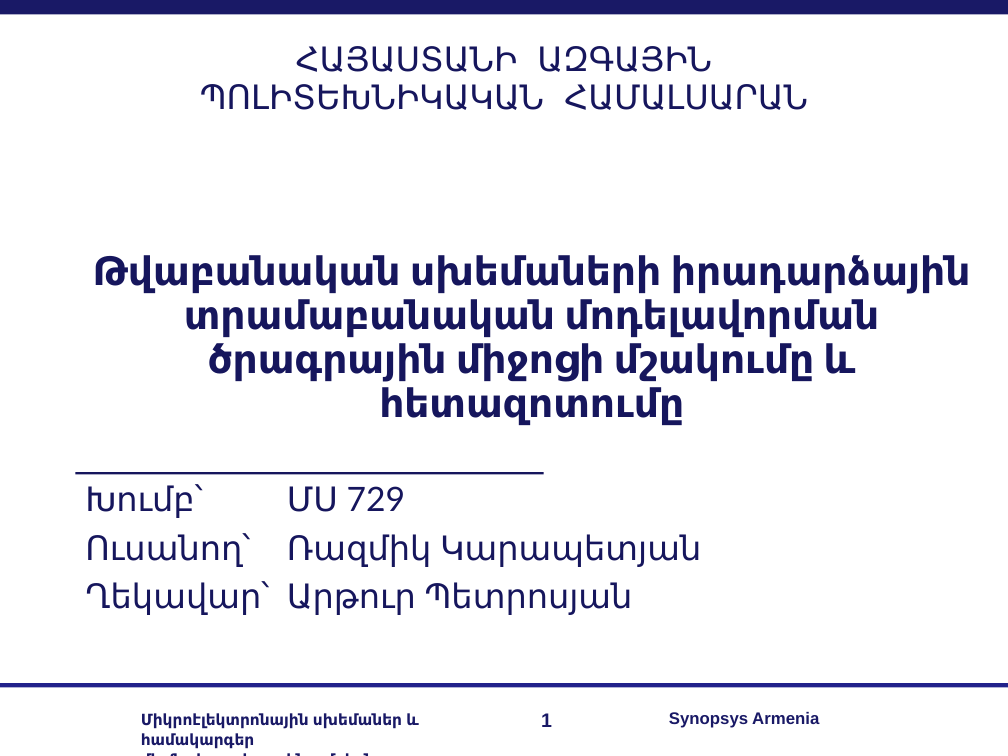
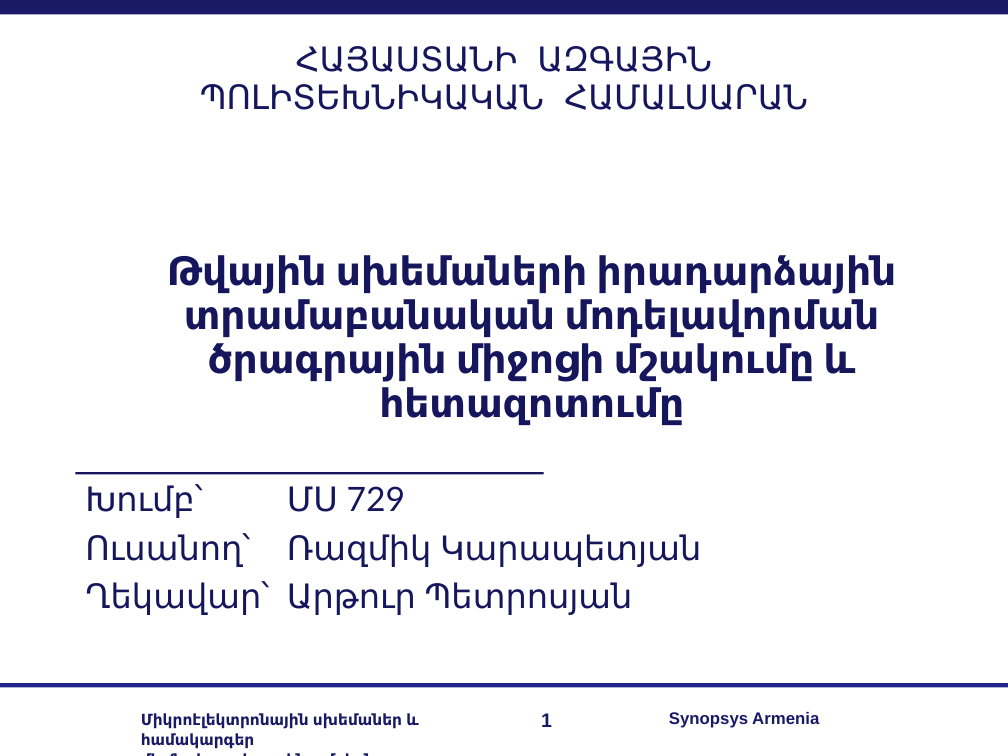
Before and after one commit to RazKarapetyan/Master_thesis, a slide deck: slide 1 of My real work/my_master_slides.ppt. Drawn at 1008x756 pixels with LibreOffice and Linux fonts; fonts in the diff are those of the drawing; background and template pictures are left out. Boxes give left, top, right and bottom in pixels: in the first picture for what was removed or moved away, otherwise in the second. Text is boxed around its words. In the diff, an @@ line names an element or a change of style, - is before the commit and + after.

```diff
--- a/My real work/my_master_slides.ppt
+++ b/My real work/my_master_slides.ppt
@@ title at box(167, 255, 897, 425): text changed @@
-Թվաբանական սխեմաների իրադարձային տրամաբանական մոդելավորման ծրագրային միջոցի մշակումը և հետազոտումը
+Թվային սխեմաների իրադարձային տրամաբանական մոդելավորման ծրագրային միջոցի մշակումը և հետազոտումը
```
Also in this commit, not shown: 12 other slides changed, 1 slide added, 4 slides removed, 1 other file.
